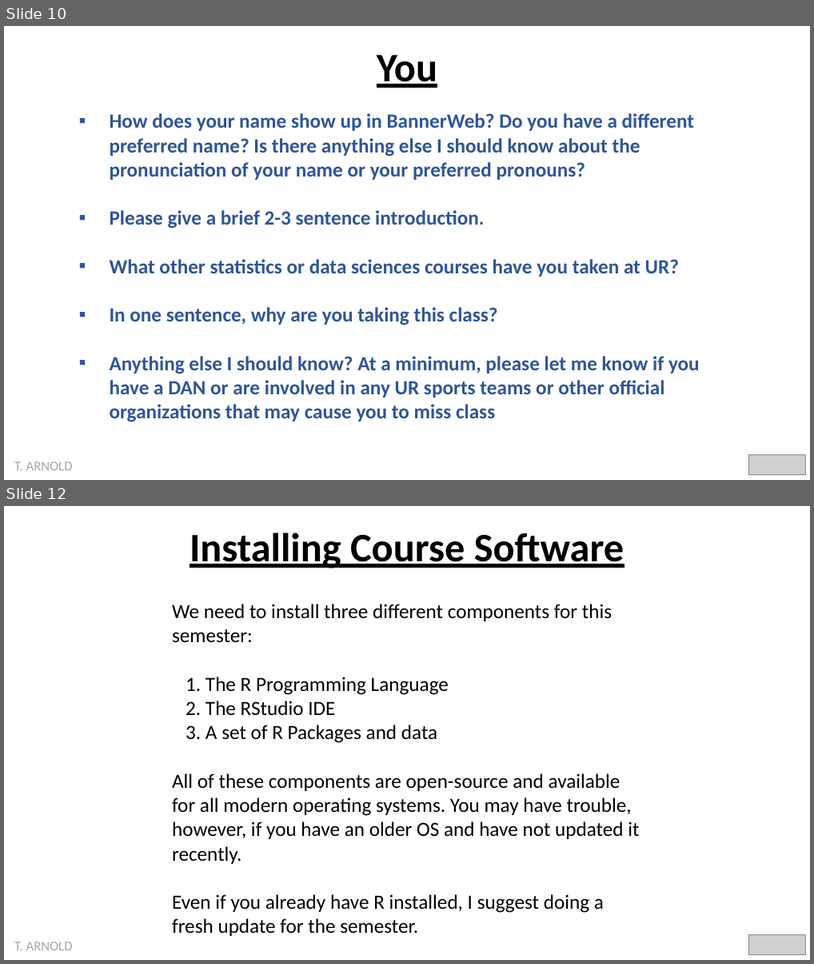
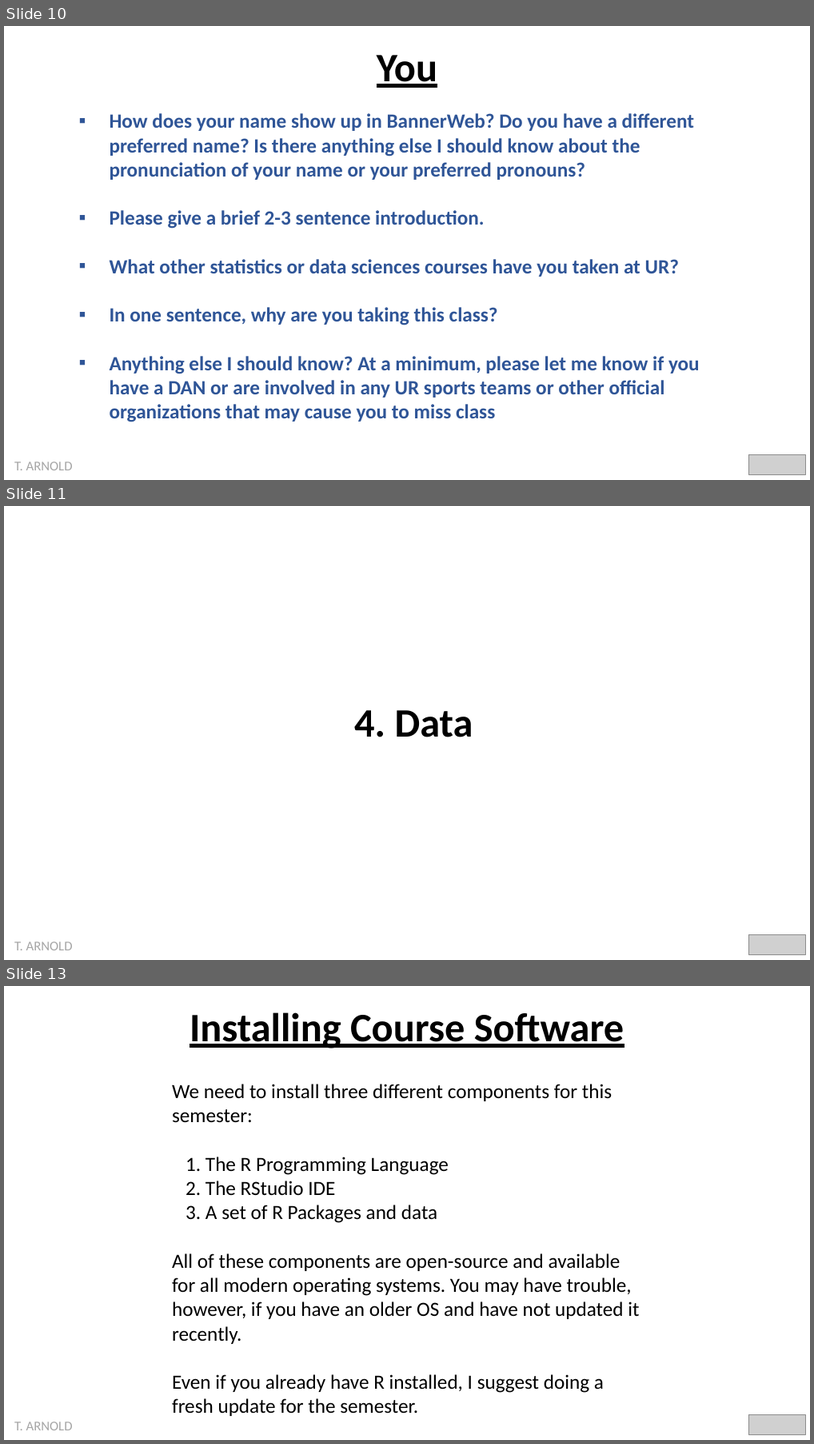
Before and after one commit to statsmaths/dsst330-s24, a slide deck: extra/intro.pptx. Shown one above the other, each under a label of ours: slides 10 and 12 before the commit, slides 10, 11 and 13 after it; the slides between them are not shown. The pictures are 814x964 and 814x1444 pixels, drawn with LibreOffice and Linux fonts; fonts in the diff are those of the drawing; grey boxes stand for pictures. Boxes give left, top, right and bottom in pixels: in the first picture for what was removed or moved away, otherwise in the second. Text is boxed around its words. In the diff, an @@ line names an element or a change of style, - is before the commit and + after.

```diff
--- a/extra/intro.pptx
+++ b/extra/intro.pptx
@@ slide 11 added at (4,506,810,960), background #FFFFFF @@
@@ text added at (354,710,474,737), 48 pt, text #000000, bold @@
+4. Data
@@ picture added at (750,934,806,954) @@
@@ text added at (14,941,73,950), 16 pt, text #A6A6A6 @@
+T. ARNOLD
@@ what was slide 12 is now slide 13 @@
```
Also in this commit, not shown: 1 slide changed, 40 other files.
